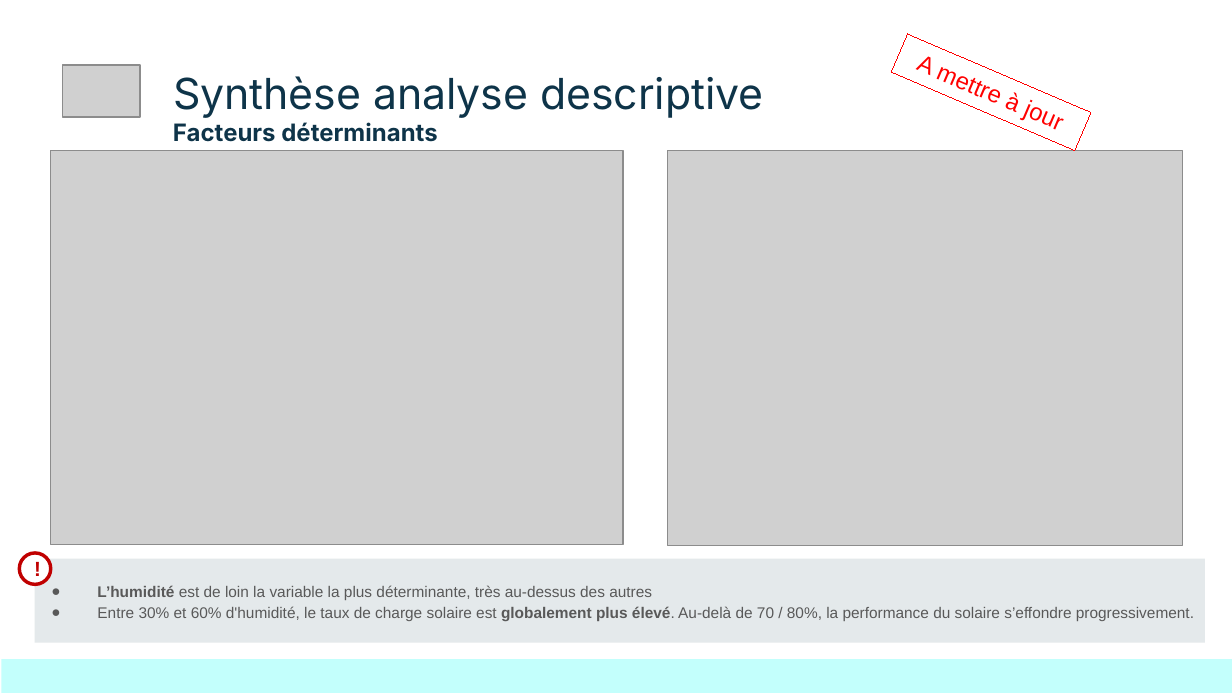
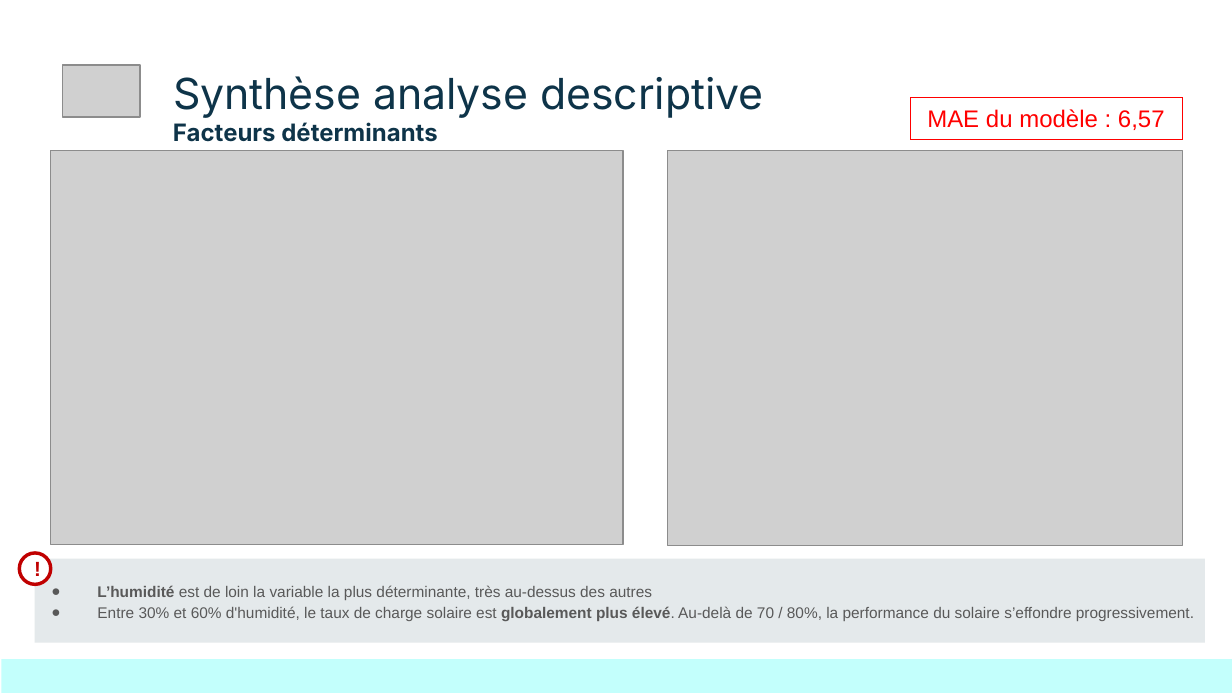
Before and after one commit to Sheikoh/REnergies_efficiency_prediction, a slide deck: slide 9 of presentation/dsfs_ft_36_Projet_REnergies_efficiency_prediction.pptx. Drawn at 1232x693 pixels with LibreOffice and Linux fonts; fonts in the diff are those of the drawing; grey boxes stand for pictures. Boxes give left, top, right and bottom in pixels: in the first picture for what was removed or moved away, otherwise in the second. Text is boxed around its words. In the diff, an @@ line names an element or a change of style, - is before the commit and + after.

```diff
--- a/presentation/dsfs_ft_36_Projet_REnergies_efficiency_prediction.pptx
+++ b/presentation/dsfs_ft_36_Projet_REnergies_efficiency_prediction.pptx
@@ rectangle "MAE du modèle : 6,57" at [910,99,1183,140]: rotation 23 to 0 degrees @@
@@ text in rectangle at [927,109,1165,130]: text changed @@
-A mettre à jour
+MAE du modèle : 6,57
```
Also in this commit, not shown: 3 other slides changed, 1 other file.
